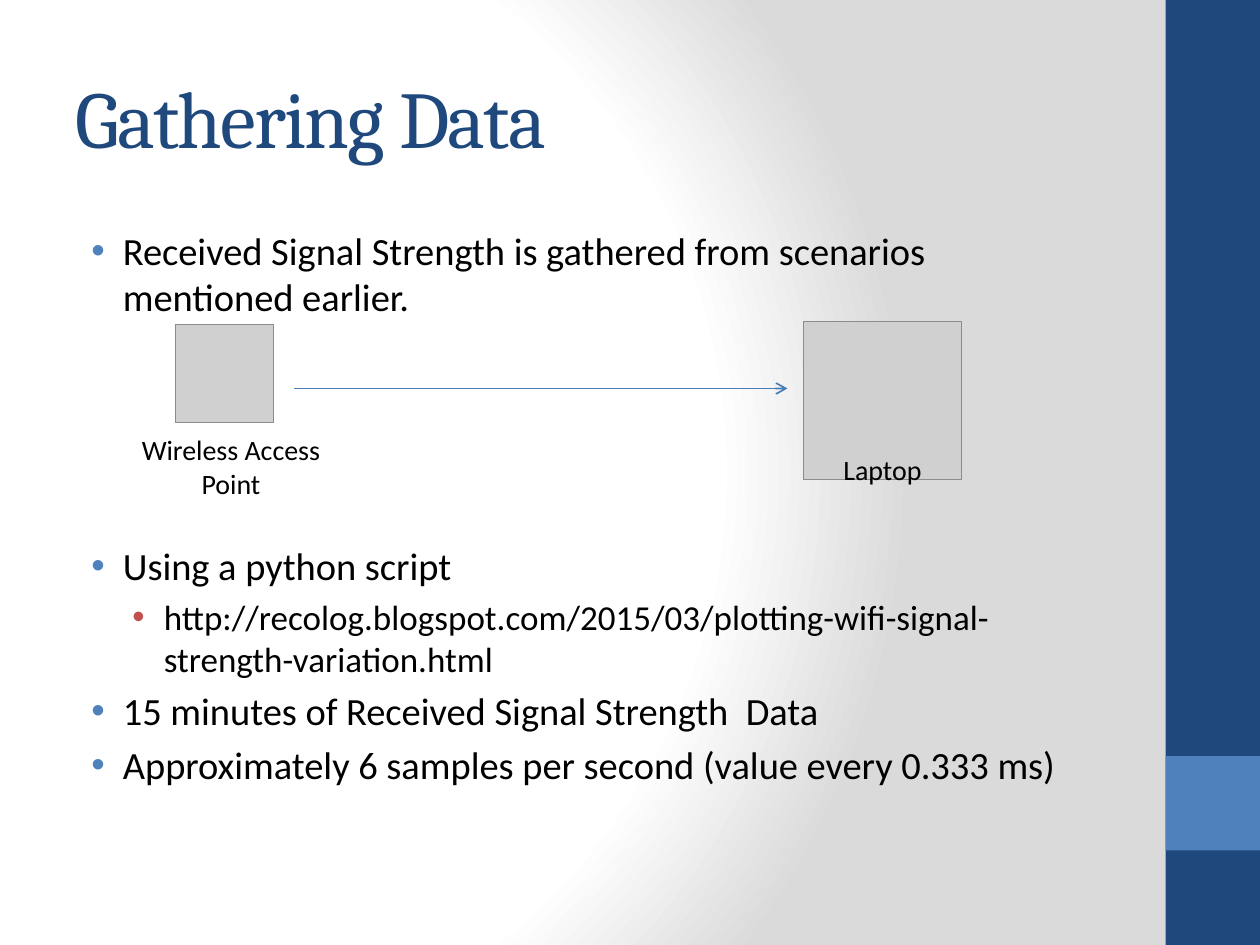
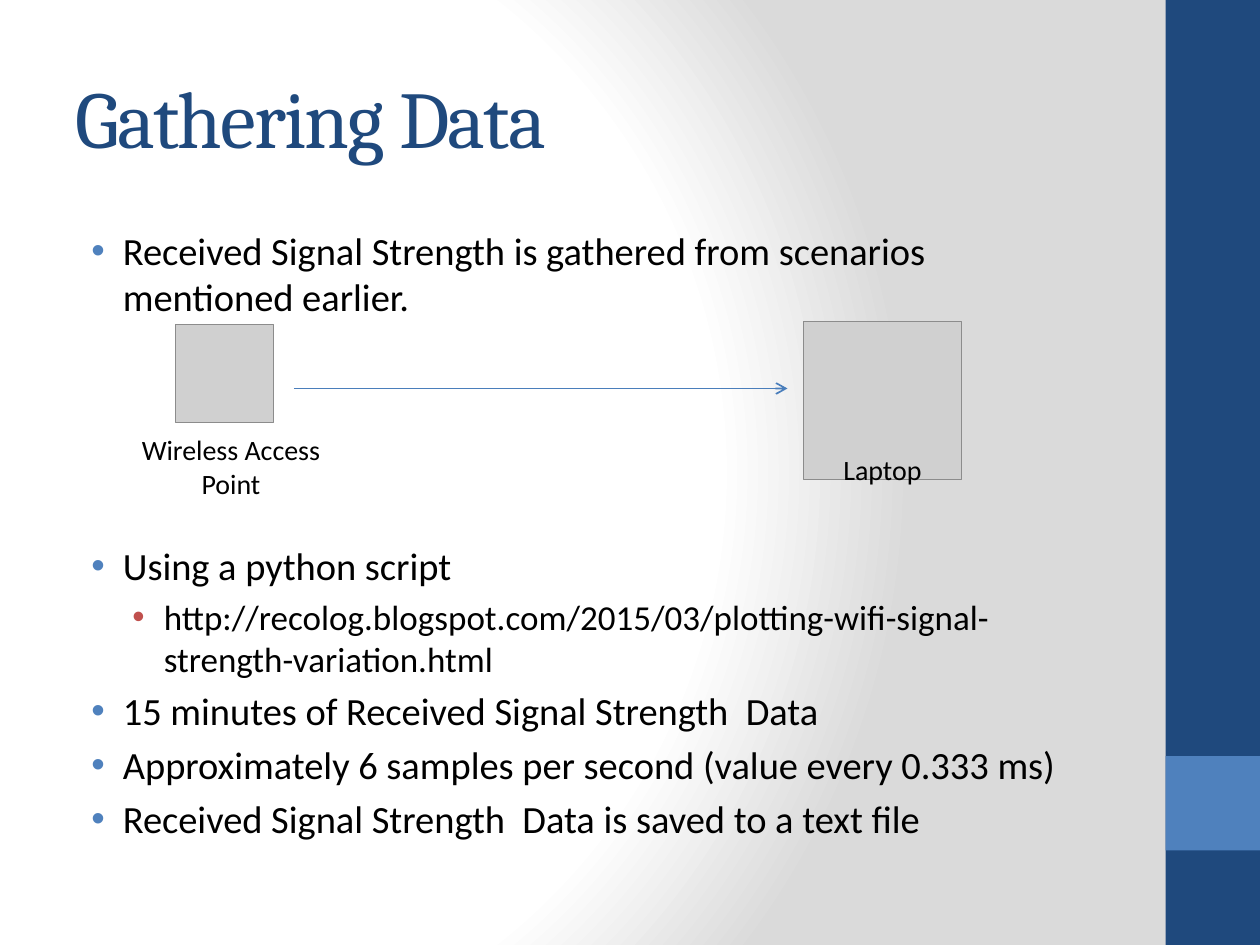
Before and after one commit to jithendra89/research, a slide deck: slide 10 of presentations/interim-final.pptx. Drawn at 1260x945 pixels with LibreOffice and Linux fonts; fonts in the diff are those of the drawing; grey boxes stand for pictures. Boxes give left, top, right and bottom in pixels: in the first picture for what was removed or moved away, otherwise in the second. Text is boxed around its words. In the diff, an @@ line names an element or a change of style, - is before the commit and + after.

```diff
--- a/presentations/interim-final.pptx
+++ b/presentations/interim-final.pptx
@@ text at bbox=[123, 806, 920, 840]: paragraph added @@
+• Received Signal Strength Data is saved to a text file
```
Also in this commit, not shown: 2 other slides changed, 5 slides added, 1 other file.
